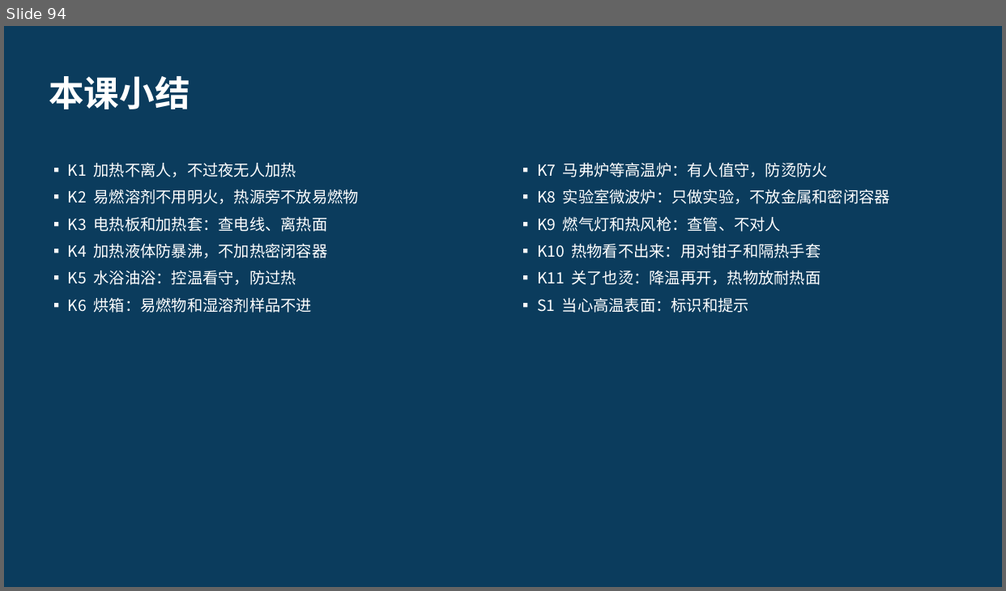
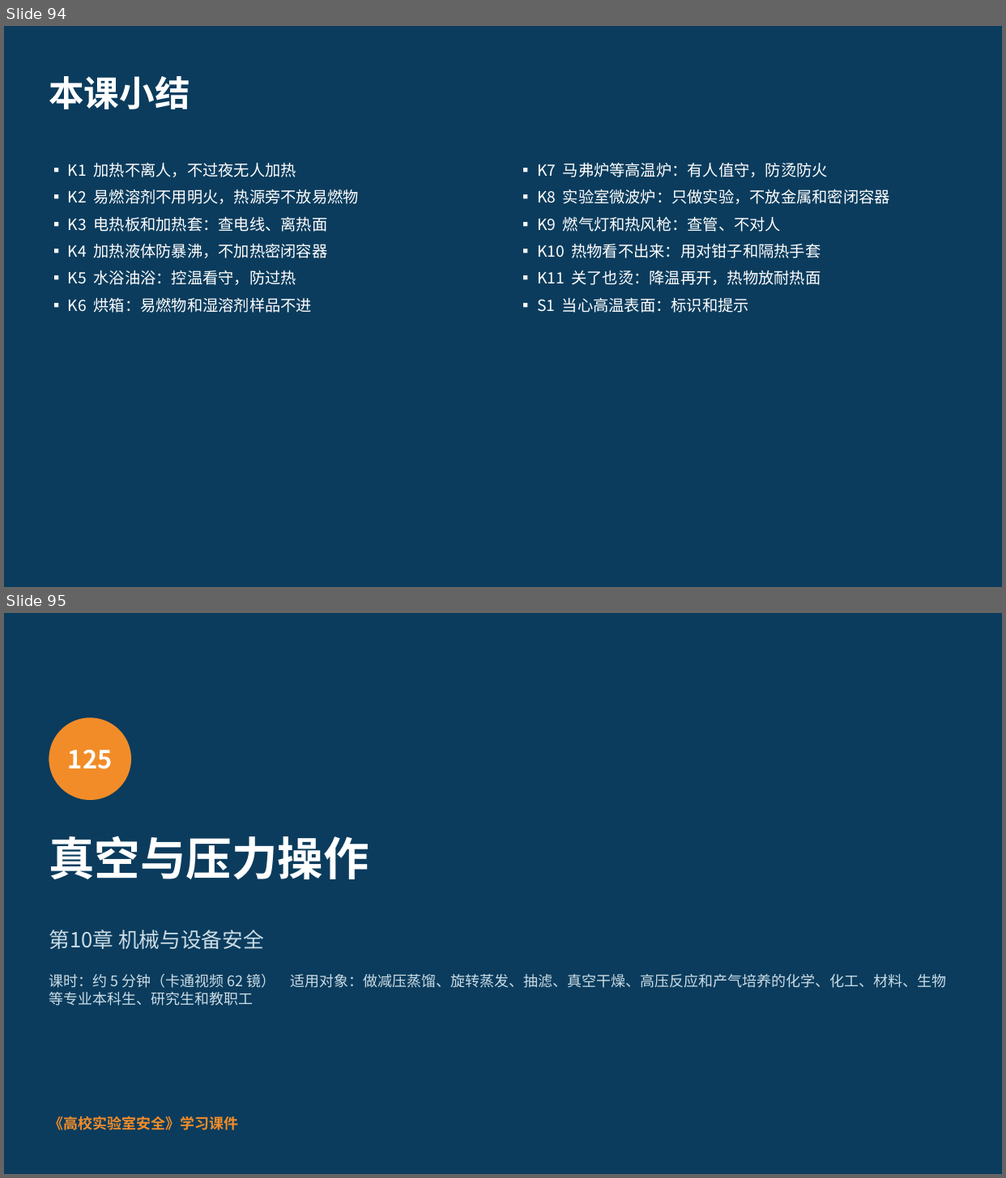
Before and after one commit to hanrongwx-max/videoyoutubo, a slide deck: course/高校实验室安全/课件/第10章_机械与设备安全.pptx. Shown one above the other, each under a label of ours: slide 94 before the commit, slides 94 and 95 after it. The pictures are 1006x591 and 1006x1178 pixels, drawn with LibreOffice and Linux fonts; fonts in the diff are those of the drawing. Boxes give left, top, right and bottom in pixels: in the first picture for what was removed or moved away, otherwise in the second. Text is boxed around its words. In the diff, an @@ line names an element or a change of style, - is before the commit and + after.

```diff
--- a/course/高校实验室安全/课件/第10章_机械与设备安全.pptx
+++ b/course/高校实验室安全/课件/第10章_机械与设备安全.pptx
@@ slide 95 added at <box>4,613,1002,1174</box>, background #0B3C5D @@
@@ ellipse added at <box>49,717,131,800</box>, fill #F28C28 @@
@@ text added at <box>68,749,113,769</box>, 24 pt, text #FFFFFF, bold @@
+125
@@ text added at <box>49,836,368,879</box>, 44 pt, text #FFFFFF, bold @@
+真空与压力操作
@@ text added at <box>49,930,264,949</box>, 20 pt, text #CADCE6 @@
+第10章 机械与设备安全
@@ text added at <box>49,974,947,988</box>, 14 pt, text #CADCE6 @@
+课时：约 5 分钟（卡通视频 62 镜） 适用对象：做减压蒸馏、旋转蒸发、抽滤、真空干燥、高压反应和产气培养的化学、化工、材料、生物等专业本科生、研究生和教职工
@@ text added at <box>49,1116,238,1131</box>, 14 pt, text #F28C28, bold @@
+《高校实验室安全》学习课件
```
Also in this commit, not shown: 13 other slides added, 2 other files.
